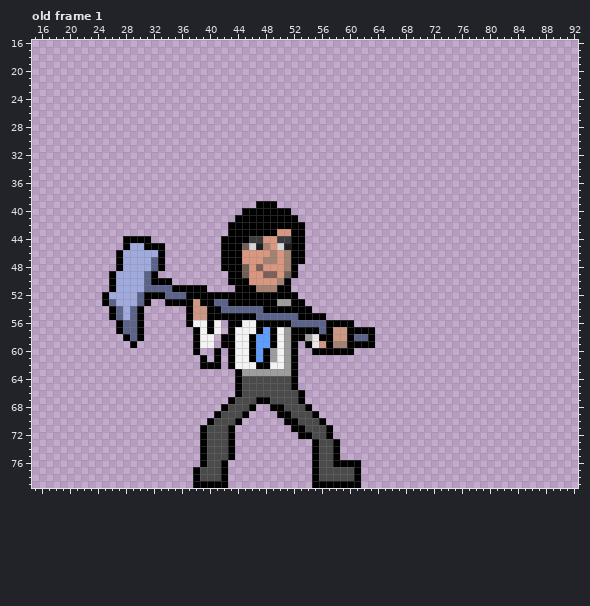
Pixel-art file, stored at ZubinSedghi.ase. The picture above was drawn from the file before the commit.
96x80 pixels, 4 frames. Shown: old frame 1: x 15..92, y 16..79. The commit also changed other frames, which this record leaves out.
Once edited:
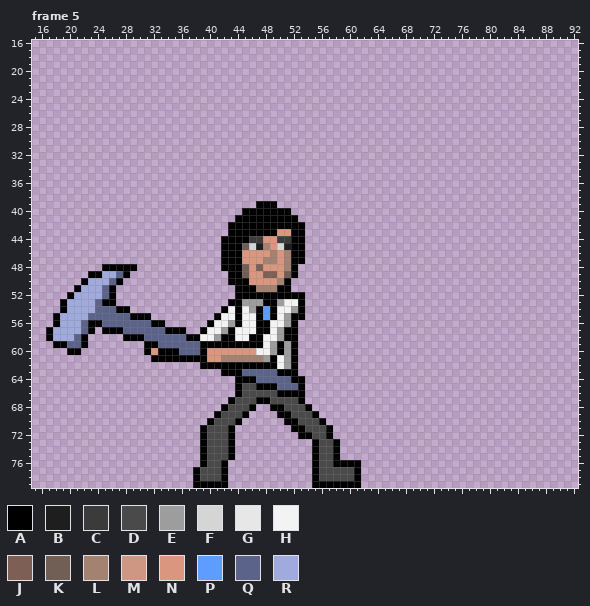
Palette (. is transparent): A #000000  B #1f1e1e  C #3b3b3b  D #4a4a4a  E #9d9d9d  F #d5d5d5  G #e7e7e7  H #f3f3f3  J #7e5f56  K #715f55  L #a38271  M #ce9784  N #da967f  P #5e9cff  Q #5c638b  R #a0aadc
A new or re-ordered frame is compared with the old frame closest to it.
Difference:
frames 4 -> 6
Frame 5 is new; against old frame 1, layers "Layer 2", "Layer 1", "Flattened":
y 44: x 28..31 AAAA -> ....
y 45: x 28..33 ARRAAA -> ......
y 46: x 27..33 ARRRRRA -> .......
y 47: x 27..33 ARRRRQA -> .......
y 48: x 25..26 .. -> AA; x 28..33 RRRRQA -> AA....
y 49: x 23..32 ...ARRRRQA -> AARRQA....
y 50: x 22..34 ....ARRRRQAAA -> ARRRQA.......
y 51: x 21..25 ..... -> ARRRQ; x 27..39 RRRRQQQQAAAAA -> .............
y 52: x 20..43 .....ARRRRQAAAQQQAAAAAAA -> ARRRRQA.................; x 53 . -> A
y 53: x 19..24 ...... -> ARRRRQ; x 26..31 QRRRQA -> A.....; x 34..42 AAAAMAAQQ -> .........; x 45..47 AAA -> EEE; x 51..52 EA -> HH
y 54: x 19..30 .......AQRQA -> ARRRRQQQAA..; x 37..48 AMMAAQQQQQQA -> .....AHAHEAP; x 50..52 AAA -> HHE; x 54 A -> .
y 55: x 18..26 ........A -> ARRRRQQQQ; x 28..29 RQ -> QA; x 31 . -> A; x 37..40 AMMA -> ....; x 42..43 AA -> HH; x 45..52 AAQQQQQQ -> HHAPAHEA; x 54..56 AAA -> ...
y 56: x 18..27 .........A -> ARRRQAAQQQ; x 30..33 A... -> QQAA; x 37..39 AHH -> ...; x 42..43 .A -> HE; x 49..60 AAAQQQQQAAAA -> HHEA........
y 57: x 17..23 ....... -> ARRRRQA; x 25..26 .. -> AA; x 30..36 A...... -> QQQQAAA; x 38..40 AHA -> .AH; x 42 . -> E; x 48..51 PAHE -> AHEA; x 53..63 AAAQAMMAAAA -> ...........
y 58: x 17..22 ...... -> ARRRQA; x 29 Q -> A; x 31..37 ....... -> QQQQQQA; x 41 . -> E; x 47..51 PPAHE -> AHHEA; x 53..63 AEGAAMMAQQA -> ...........
y 59: x 18..22 ..... -> AAQQA; x 29 A -> .; x 31..41 .......AHH. -> AAQQQQQQAAA; x 44..45 HH -> AA; x 47..50 PPAH -> AHEA; x 54..63 AGMALLAAAA -> ..........
y 60: x 20..21 .. -> AA; x 31..48 .......A..A.AHHAPA -> ANAAAQQQANNNNNNNHH; x 50 H -> A; x 55..60 AAAAAA -> ......
y 61: x 32..38 ....... -> AAAAAAA; x 40..49 .A.AHHAPAE -> NNLLLLLLEA
y 62: x 42 . -> A; x 44..46 HHH -> AAA; x 49 H -> A
y 63: x 42..43 .. -> AA; x 45..51 EEEEEEE -> QQQQQAA
y 64: x 45..51 DDDDDDD -> AAQQQQQ; x 53 . -> A
y 65: x 47..53 DDDDDA. -> AAAQQQA
y 66: x 50..52 DDD -> AAA
